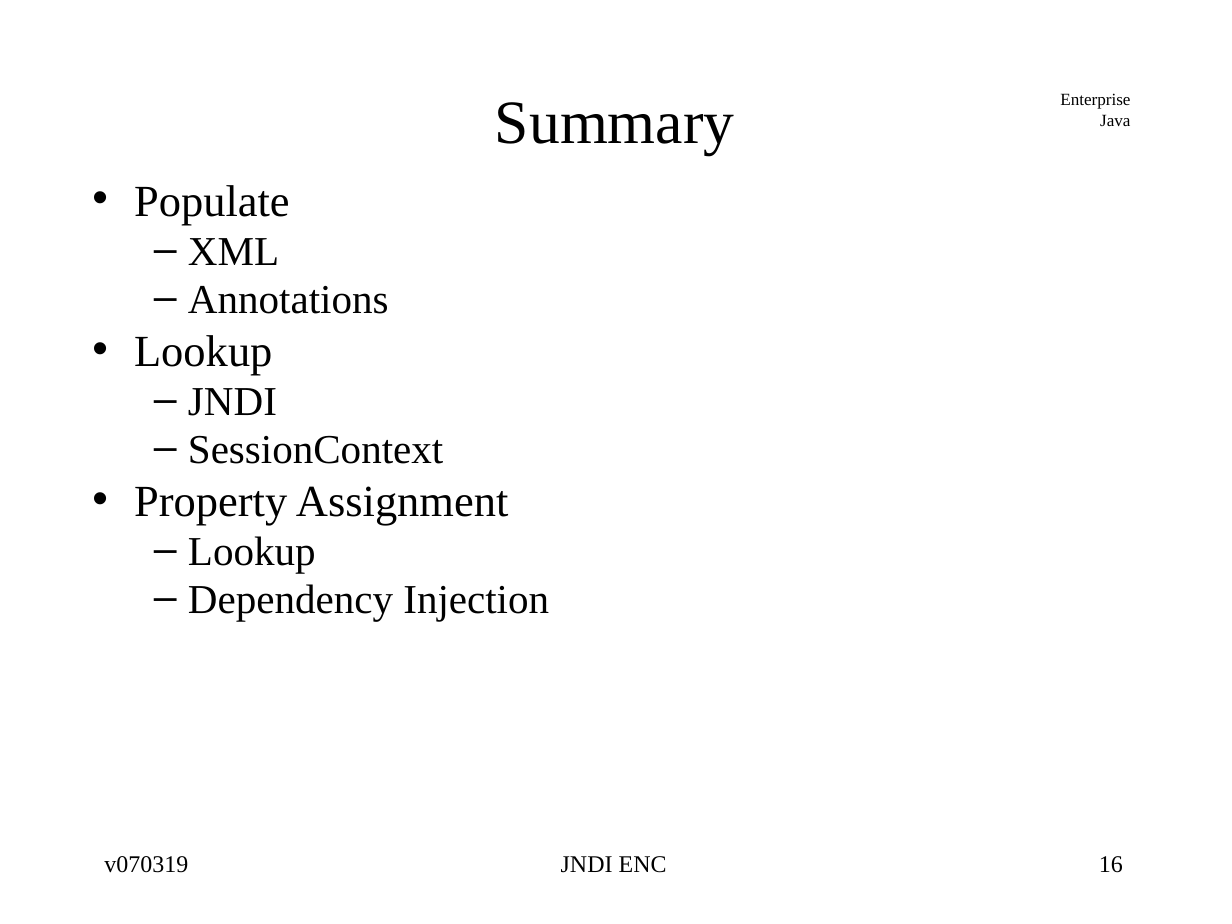
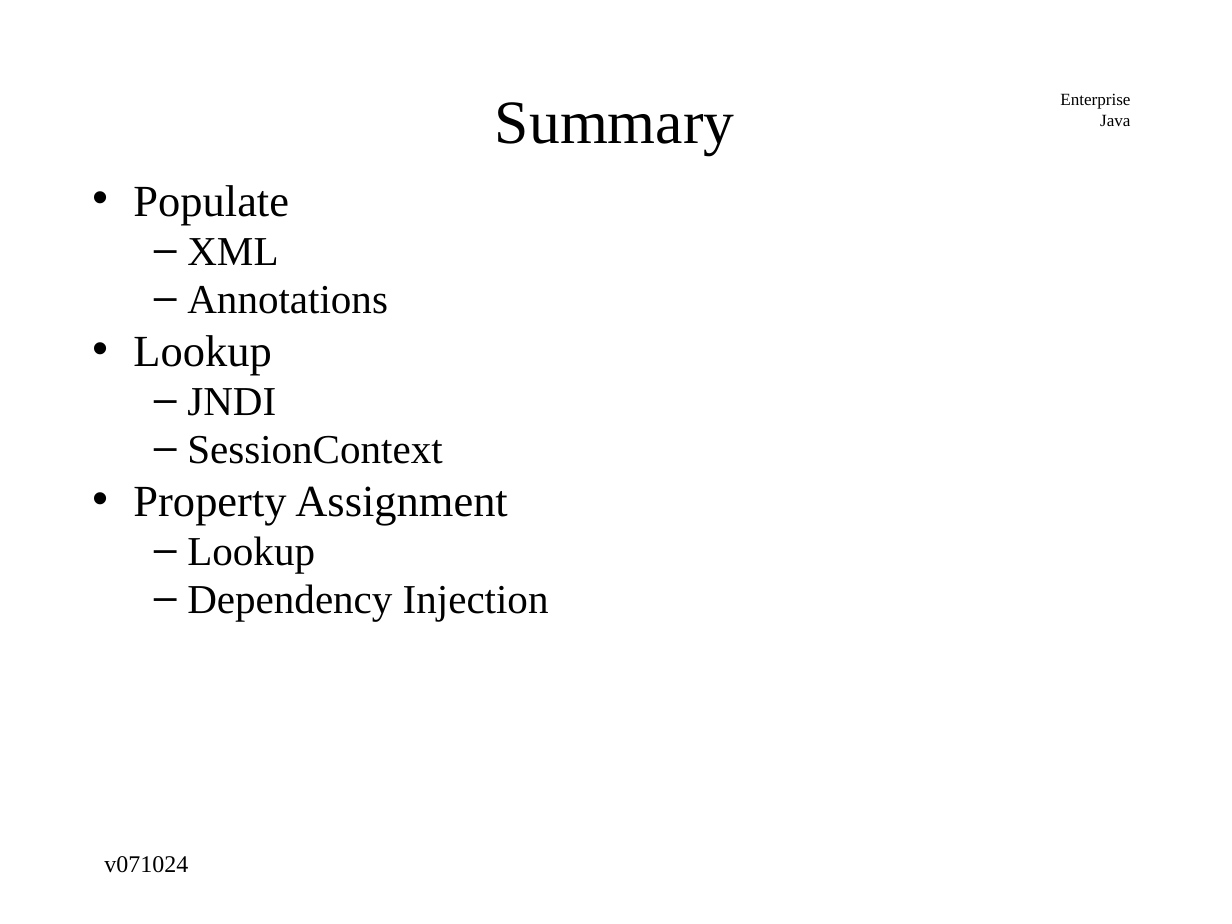
Before and after one commit to jcstaff/ejava-javaee, a slide deck: slide 16 of jndiDemo/src/site/resources/lectures/jndiENC.ppt. Drawn at 1232x924 pixels with LibreOffice and Linux fonts; fonts in the diff are those of the drawing. Boxes give left, top, right and bottom in pixels: in the first picture for what was removed or moved away, otherwise in the second. Text is boxed around its words. In the diff, an @@ line names an element or a change of style, - is before the commit and + after.

```diff
--- a/jndiDemo/src/site/resources/lectures/jndiENC.ppt
+++ b/jndiDemo/src/site/resources/lectures/jndiENC.ppt
@@ text "Populate" at bbox=[133, 185, 549, 621]: indent changed @@
@@ text at bbox=[104, 856, 188, 873]: text changed @@
-v070319
+v071024
@@ text removed at bbox=[561, 856, 667, 873] @@
-JNDI ENC
@@ page number removed at bbox=[1099, 856, 1123, 873] @@
-16
```
Also in this commit, not shown: 15 other slides changed, 9 other files.
